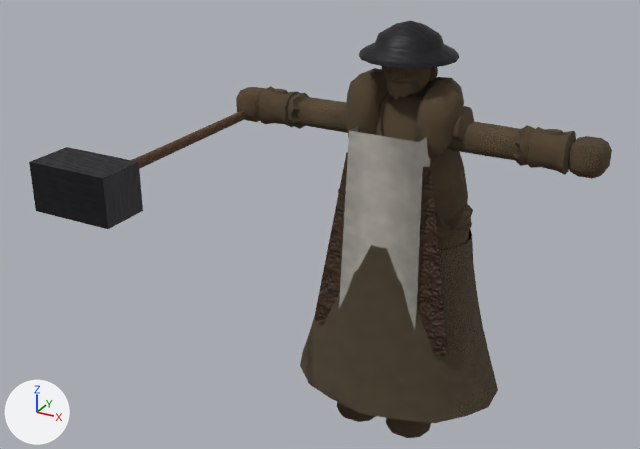
What one commit did to the glTF model csharp/Unciv.Godot/Packs/units/models/unit/Great Engineer.glb.
One viewpoint serves both versions: a camera (50 mm lens) standing at (0.652, -1.536, 1.173) and looking at (-0.088, -0.19, 0.5). Lighting does not change. The marker at lower left points along +X, +Y and +Z. The older version comes first. Where no turn or scale is listed for an object, it has been applied to the vertices. Vertices at exactly the same position are counted once.

Names of what the first picture shows: 'Prop', 'Warrior'.
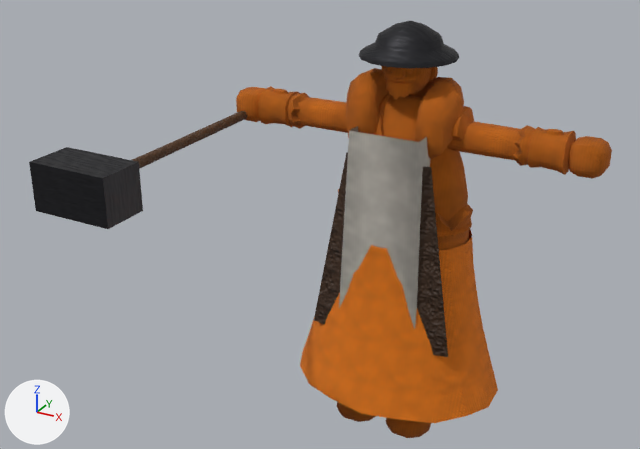
The change, as JSON lines over the scene's bpy script:
```json
{"block": "me_mesh_skinned", "where": "me_mesh_skinned.from_pydata(...)  # 2368 vertices, 4517 faces; spans x -0.387..0.387, y -0.177..0.175, z 0.011..0.87"}
{"block": "me_mesh_skinned", "where": "# used by ob_warrior; location = (0.0, 0.0, -0.011)"}
{"block": "me_mesh_skinned", "change": "me_mesh_skinned part 1: 4261 faces centred in x -0.387..0.387, y -0.169..0.167, z 0.012..0.86 are repainted in the vertex colours; the middle colour goes from brown #5a4935 to orange #c0650d"}
```

Location of each change, [x1, y1, x2, y2] in pixels of the pictures (640 x 449 px):
```json
{"part": 1, "of": "me_mesh_skinned", "change": "recoloured", "before": [236, 66, 612, 438], "after": [236, 66, 612, 438], "on screen": "brown to orange"}
```
